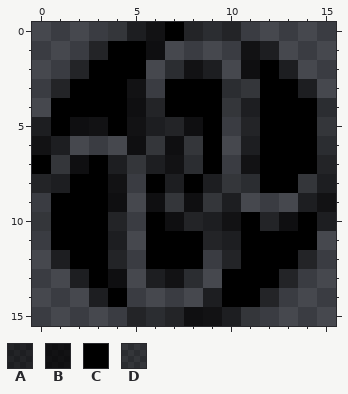
Pixel-art sprite -- dist/icons/icon16.png. This is how it looked before the edit.
The file is 16x16 pixels. Colours within 5 levels of each other are drawn and written as one.
Palette (. is transparent): A #00000080  B #000000bf  C #000000  D #00000040
Pixels before, first column x 0:
 0 ....DABCADA.....
 1 ...ACCB....BA...
 2 ..ACCC.DBA.BCA..
 3 .ACCCB.CCCDDCCA.
 4 .CCCCBACCCDACCCD
 5 ACBBCBAABC.ACCCD
 6 BA...BDBDC.ACCCD
 7 CDBCADABDC.BCCCA
 8 AACCB.CACADDCCDA
 9 .CCCB.BDBDA...AB
10 DCCCA.CBAABCABCA
11 .CCCA.CCCAACCCC.
12 .ACCA.CCC.ACCCA.
13 ..ACB.ABD.CCCA..
14 ...AC....ACCA...
15 .....ADABBAD....
The same view after the edit:
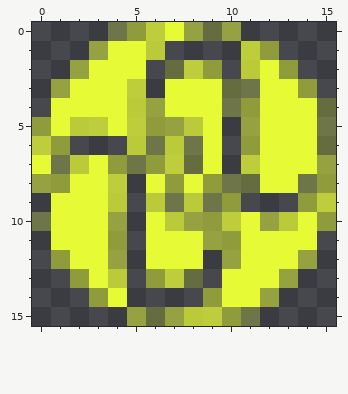
Difference:
colour A: #00000080 -> #e5f93680
colour B: #000000bf -> #e6fa35bf
colour C: #000000 -> #e6fa36
colour D: #00000040 -> #e7fb3840
Where, in picture pixels (left, top, right, bottom), the same in both pictures:
changed: (32, 22, 336, 326)
